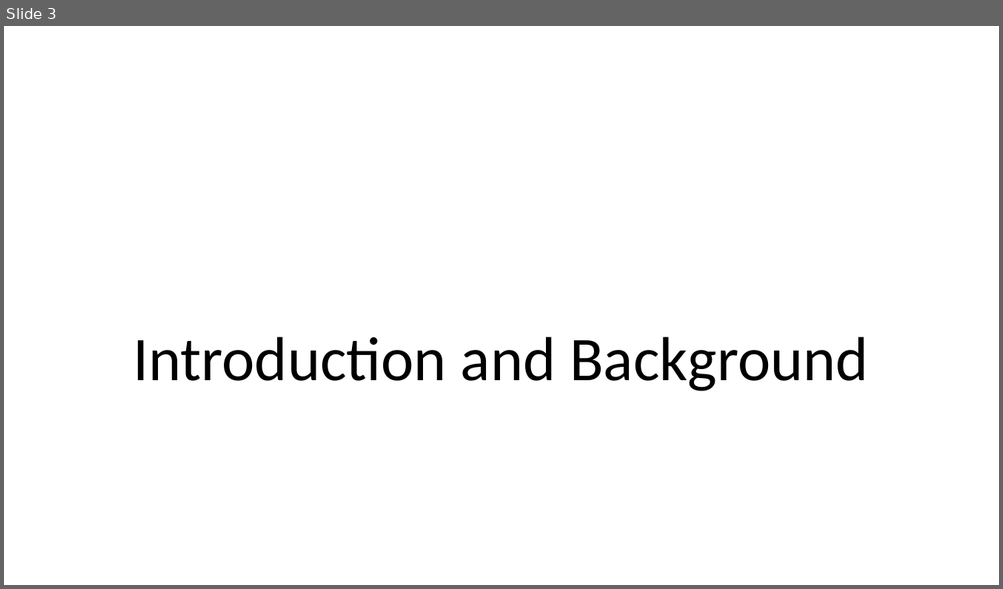
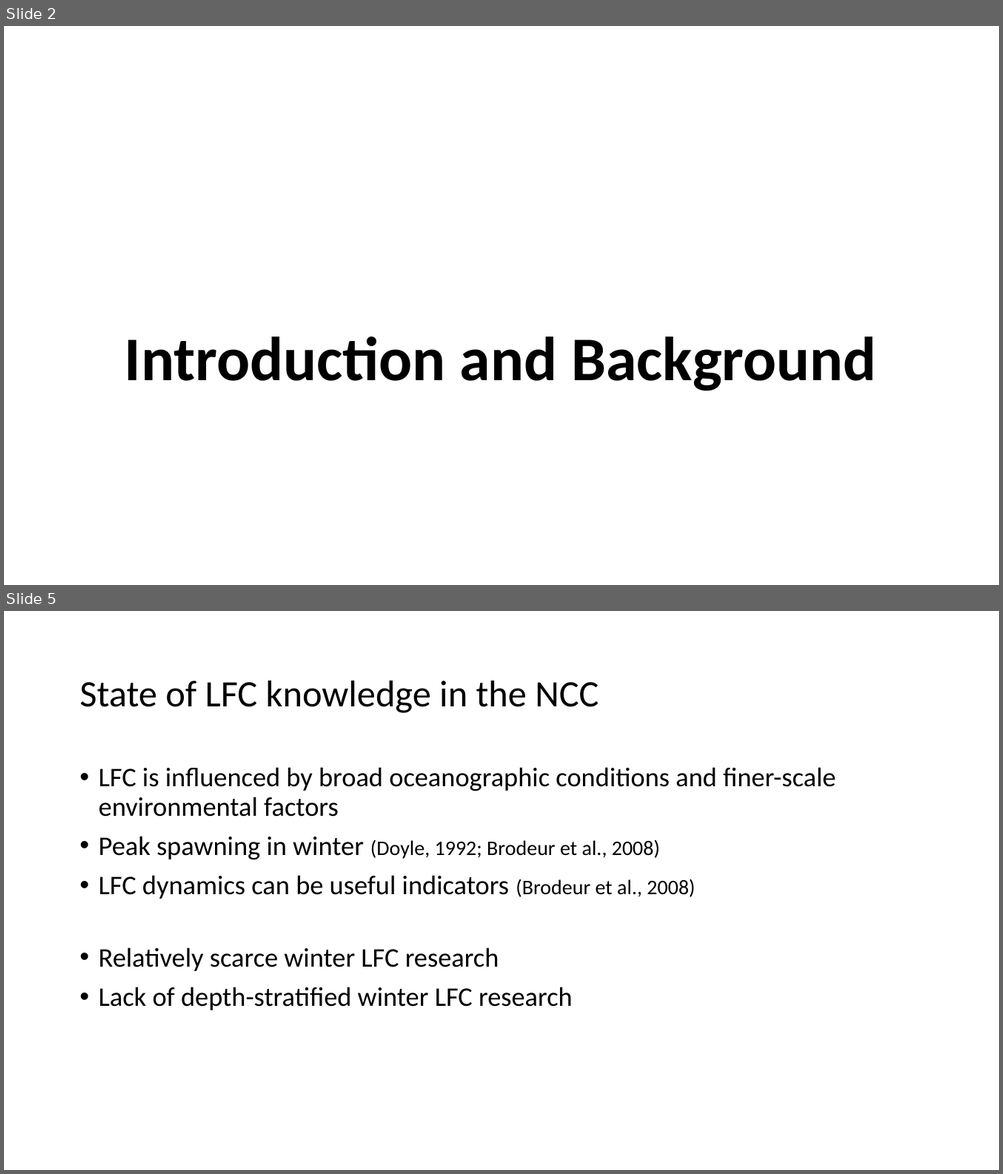
Before and after one commit to LukeABobay/larval-fish-community-analysis, a slide deck: PICES 2026 Presentation.pptx. Shown one above the other, each under a label of ours: slide 3 before the commit, slides 2 and 5 after it; the slides between them are not shown. The pictures are 1003x589 and 1003x1174 pixels, drawn with LibreOffice and Linux fonts; fonts in the diff are those of the drawing. Boxes give left, top, right and bottom in pixels: in the first picture for what was removed or moved away, otherwise in the second. Text is boxed around its words. In the diff, an @@ line names an element or a change of style, - is before the commit and + after.

```diff
--- a/PICES 2026 Presentation.pptx
+++ b/PICES 2026 Presentation.pptx
@@ slide 5 added at <box>4,611,999,1170</box>, background #FFFFFF @@
@@ title added at <box>79,681,598,713</box>, 36 pt, text #000000 @@
+State of LFC knowledge in the NCC
@@ text added at <box>99,767,835,1011</box>, 26 pt, text #000000 @@
+• LFC is influenced by broad oceanographic conditions and finer-scale environmental factors
+• Peak spawning in winter (Doyle, 1992; Brodeur et al., 2008)
+• LFC dynamics can be useful indicators (Brodeur et al., 2008)
+• Relatively scarce winter LFC research
+• Lack of depth-stratified winter LFC research
@@ what was slide 3 is now slide 2 @@
@@ slide 2 changed as well @@
@@ title "Introduction and Background" at <box>125,337,876,392</box>: bold on @@
```
Also in this commit, not shown: 9 other slides changed, 15 other slides added, 9 slides removed.
